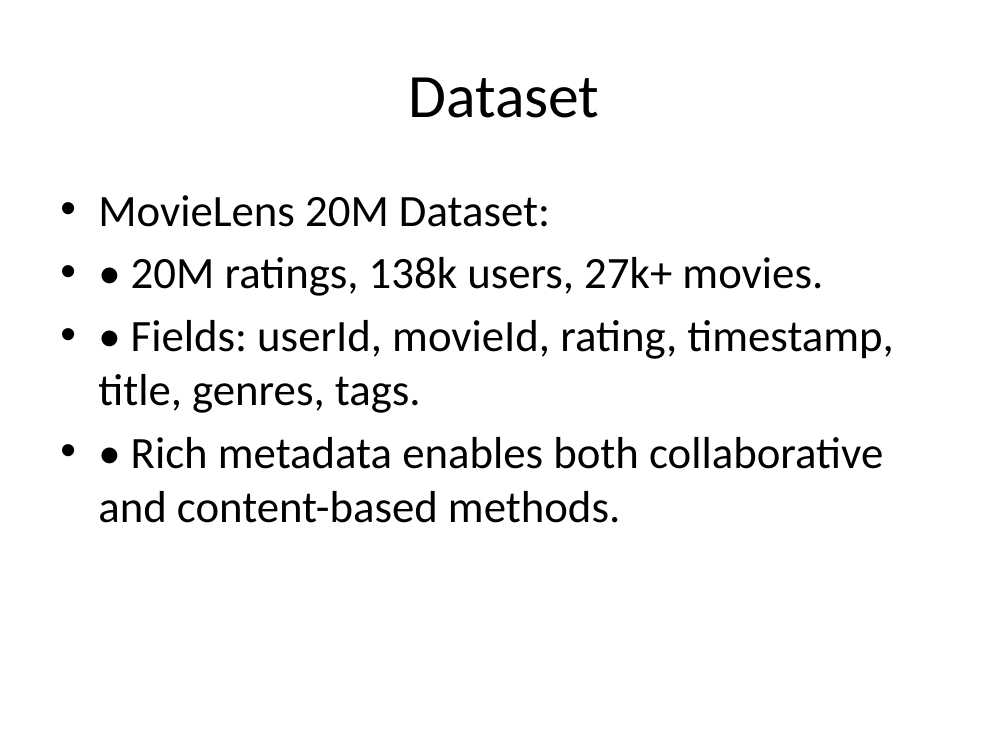
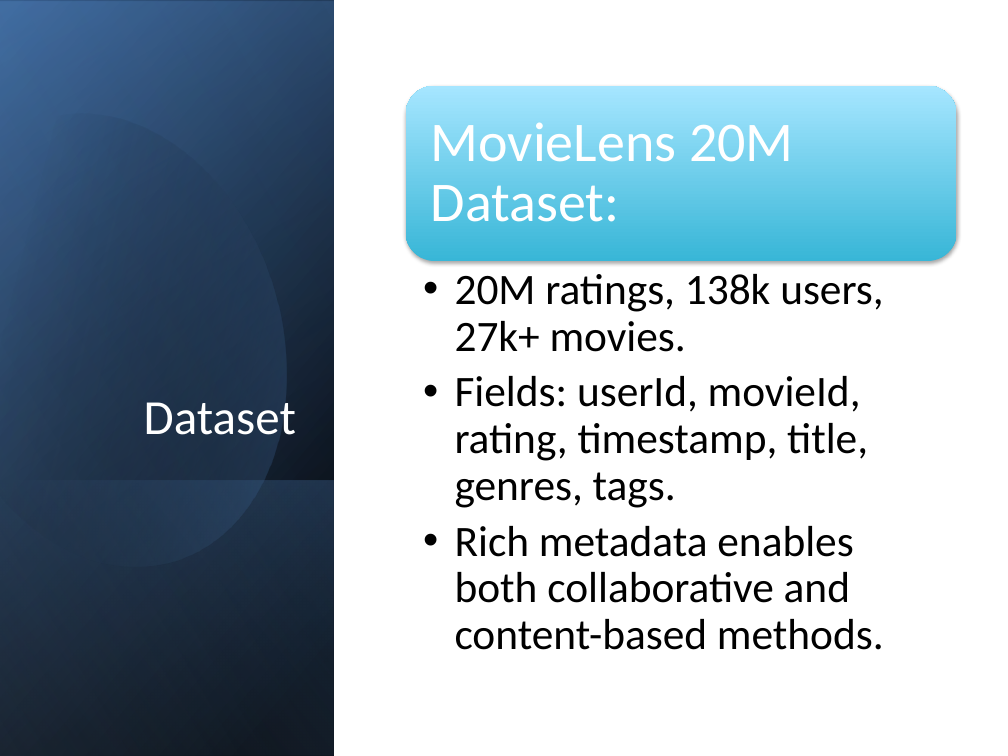
Before and after one commit to VidushiR/Springboard, a slide deck: slide 4 of CapstoneThree_MovieRecommedationSystem/reports/MovieRecommendationCapstoneThree_Final_Presentation.pptx. Drawn at 1008x756 pixels with LibreOffice and Linux fonts; fonts in the diff are those of the drawing. Boxes give left, top, right and bottom in pixels: in the first picture for what was removed or moved away, otherwise in the second. Text is boxed around its words. In the diff, an @@ line names an element or a change of style, - is before the commit and + after.

Commit message:
adding power point presentation for Movie recommendation Project

```diff
--- a/CapstoneThree_MovieRecommedationSystem/reports/MovieRecommendationCapstoneThree_Final_Presentation.pptx
+++ b/CapstoneThree_MovieRecommedationSystem/reports/MovieRecommendationCapstoneThree_Final_Presentation.pptx
@@ rectangle added at <box>1,0,334,755</box>, fill gradient #000000 to #376092 @@
@@ rectangle added at <box>1,2,334,756</box>, fill gradient #000000 to #4F81BD @@
@@ rectangle added at <box>1,0,334,755</box>, fill gradient #000000 to #95B3D7 @@
@@ freeform shape added at <box>0,71,339,603</box>, fill gradient #000000 to #4F81BD @@
@@ rounded rectangle added at <box>405,86,957,261</box>, fill gradient #39B7D8 to #A7E6FF @@
@@ text added at <box>431,122,793,222</box>, 40 pt, text #FFFFFF @@
+MovieLens 20M Dataset:
@@ title "Dataset": place and size @@
-title "Dataset" at <box>408,77,599,118</box>
+title "Dataset" at <box>144,402,296,435</box>
@@ title "Dataset" at <box>144,402,296,435</box>: size 44 to 35 pt, text colour #000000 to #FFFFFF; alignment centre to right; vertical alignment middle to bottom @@
@@ text at <box>455,274,884,650</box>: text changed; size 32 to 31 pt @@
-• MovieLens 20M Dataset:
-• • 20M ratings, 138k users, 27k+ movies.
-• • Fields: userId, movieId, rating, timestamp, title, genres, tags.
-• • Rich metadata enables both collaborative and content-based methods.
+  • 20M ratings, 138k users, 27k+ movies.
+  • Fields: userId, movieId, rating, timestamp, title, genres, tags.
+  • Rich metadata enables both collaborative and content-based methods.
@@ rectangle added at <box>1,480,334,756</box>, fill gradient #4F81BD to #000000 @@
```
Also in this commit, not shown: 10 other slides changed, 9 slides added.
